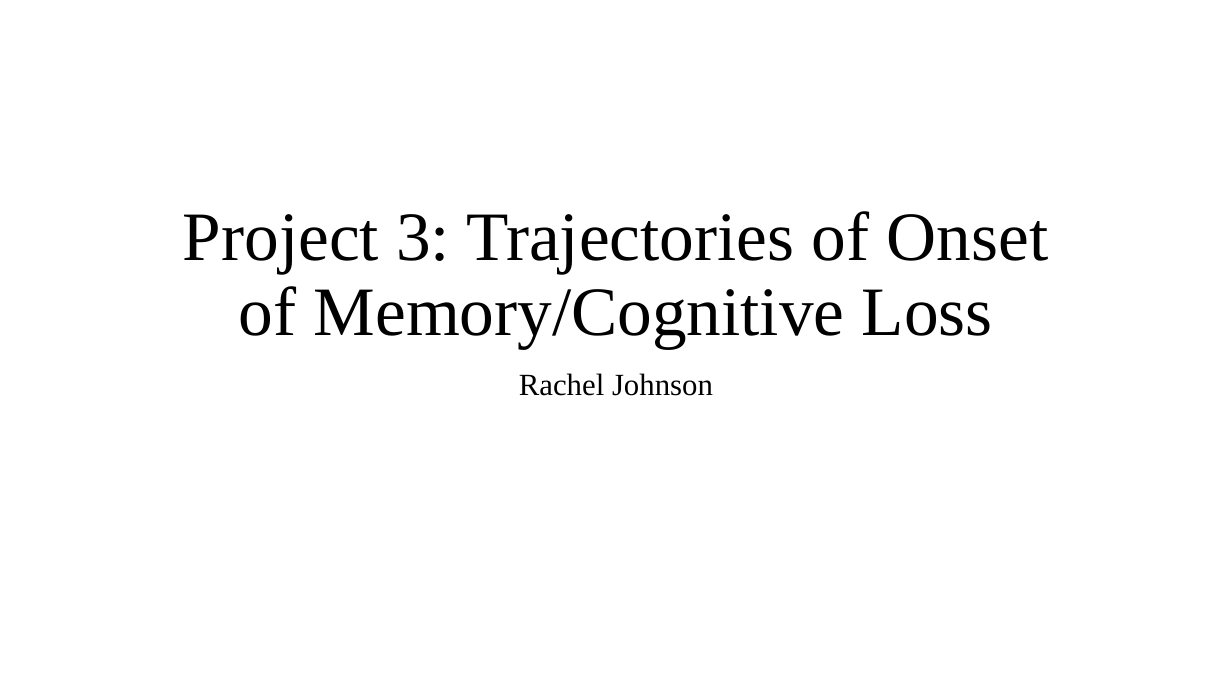
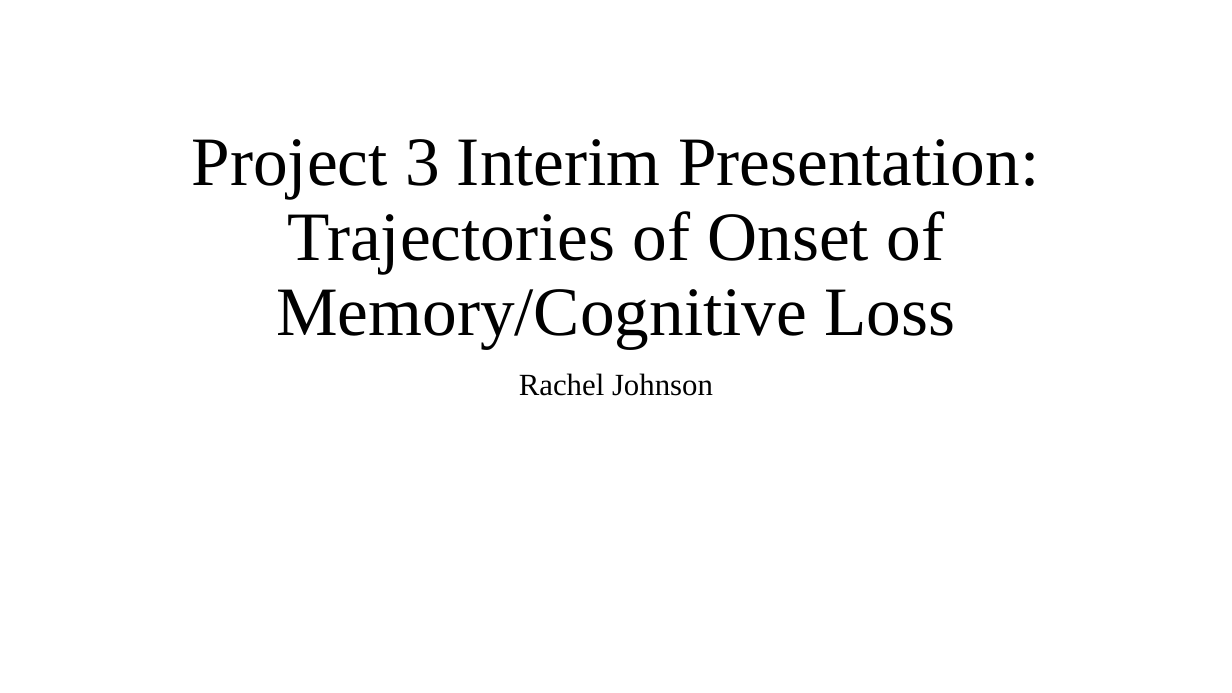
Before and after one commit to johnsra3/bios6623-johnsra3, a slide deck: slide 1 of Project3/Reports/Project 3 Interim Presentation.pptx. Drawn at 1232x693 pixels with LibreOffice and Linux fonts; fonts in the diff are those of the drawing. Boxes give left, top, right and bottom in pixels: in the first picture for what was removed or moved away, otherwise in the second. Text is boxed around its words. In the diff, an @@ line names an element or a change of style, - is before the commit and + after.

Commit message:
Minor wording changes

```diff
--- a/Project3/Reports/Project 3 Interim Presentation.pptx
+++ b/Project3/Reports/Project 3 Interim Presentation.pptx
@@ title at [192,139,1039,348]: text changed @@
-Project 3: Trajectories of Onset of Memory/Cognitive Loss
+Project 3 Interim Presentation: Trajectories of Onset of Memory/Cognitive Loss
```
